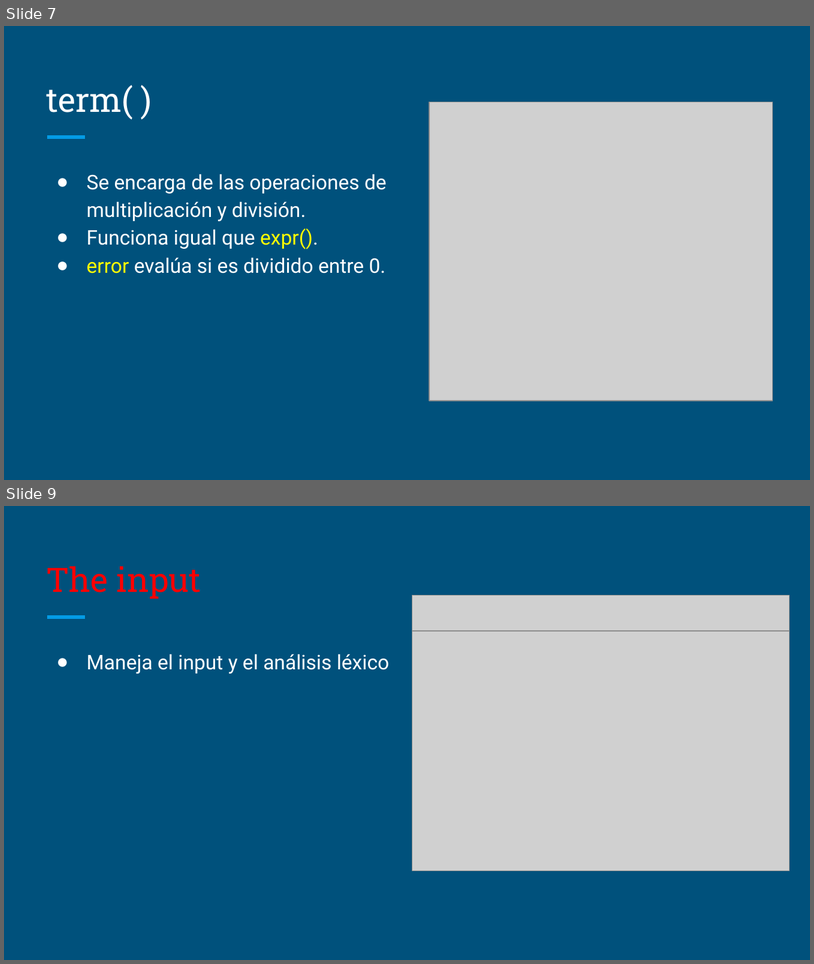
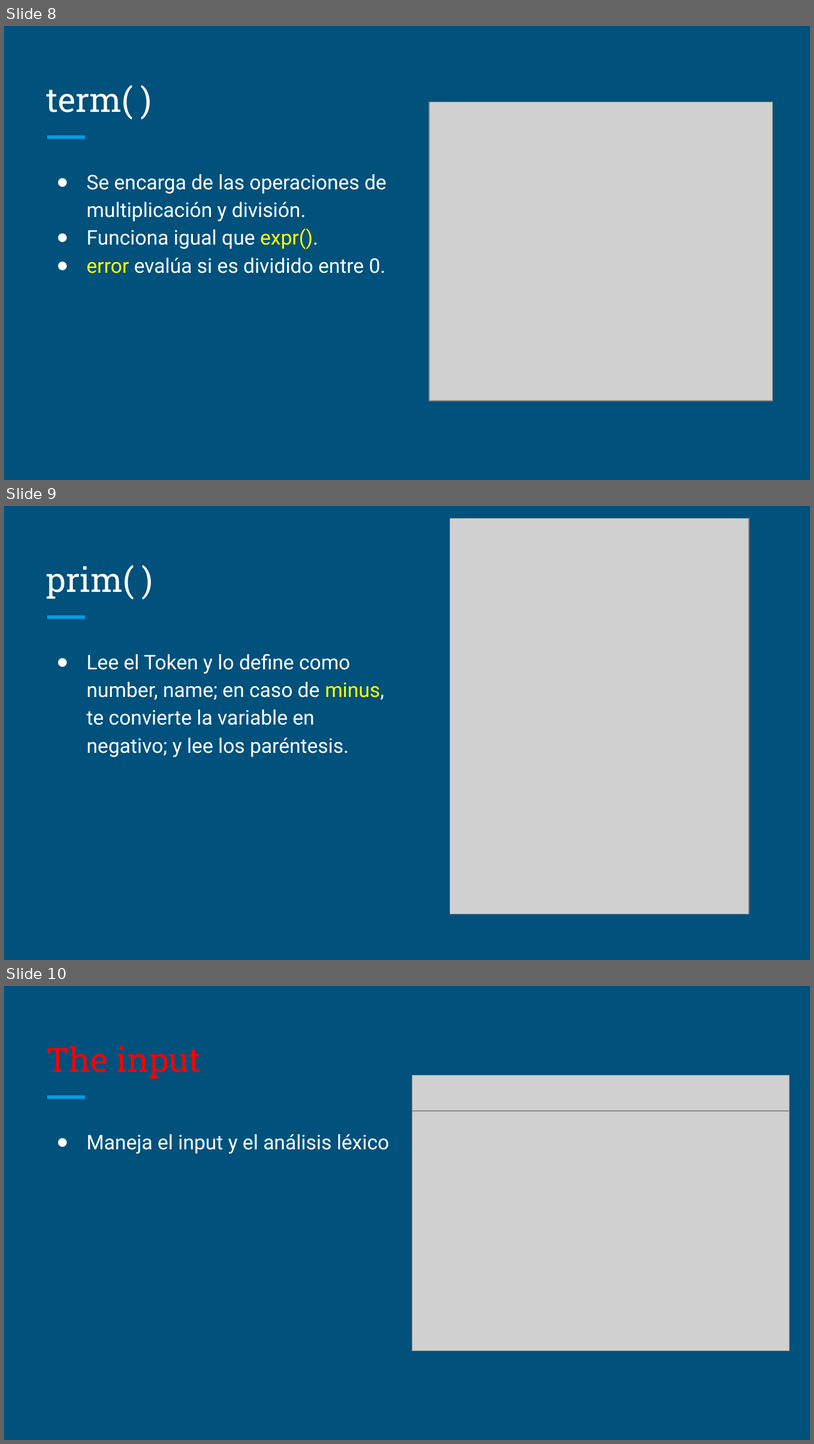
Before and after one commit to CS1103/unidad-3-a-desk-calculator-alonso1311, a slide deck: POO II - Desk Calculator.pptx. Shown one above the other, each under a label of ours: slides 7 and 9 before the commit, slides 8, 9 and 10 after it; the slides between them are not shown. The pictures are 814x964 and 814x1444 pixels, drawn with LibreOffice and Linux fonts; fonts in the diff are those of the drawing; grey boxes stand for pictures. Boxes give left, top, right and bottom in pixels: in the first picture for what was removed or moved away, otherwise in the second. Text is boxed around its words. In the diff, an @@ line names an element or a change of style, - is before the commit and + after.

```diff
--- a/POO II - Desk Calculator.pptx
+++ b/POO II - Desk Calculator.pptx
@@ slide 9 added at [4, 506, 810, 960], background #00517C; not listed: 1 template element that a slide beside it also shows @@
@@ picture added at [450, 518, 749, 913] @@
@@ title added at [46, 565, 134, 600], 30 pt, text #FFFFFF @@
+prim( )
@@ text added at [87, 654, 384, 757], 18 pt, text #FFFFFF @@
+● Lee el Token y lo define como number, name; en caso de minus, te convierte la variable en negativo; y lee los paréntesis.
@@ what was slide 7 is now slide 8 @@
@@ what was slide 9 is now slide 10 @@
```
Also in this commit, not shown: 4 slides changed, 1 other slide added, 1 slide removed.
